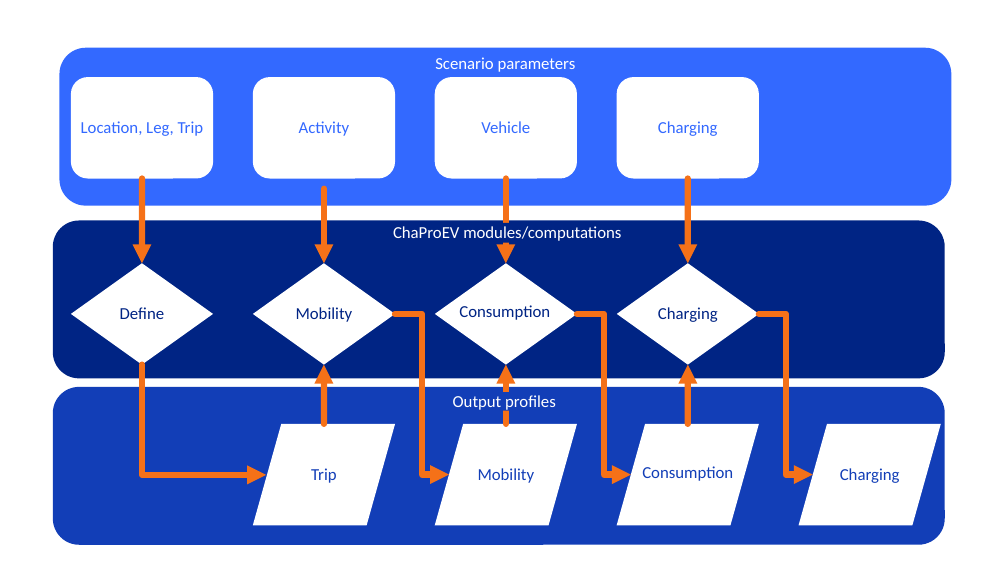
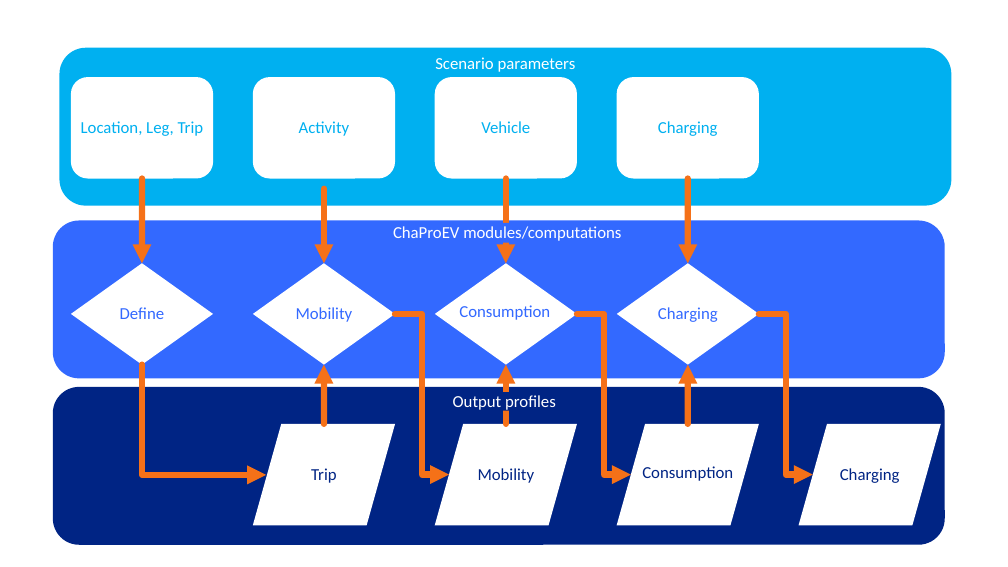
Before and after one commit to TNO/ChaProEV, a slide deck: slide 11 of ChaProEV.pptx. Drawn at 1008x567 pixels with LibreOffice and Linux fonts; fonts in the diff are those of the drawing; background and template pictures are left out. Boxes give left, top, right and bottom in pixels: in the first picture for what was removed or moved away, otherwise in the second. Text is boxed around its words. In the diff, an @@ line names an element or a change of style, - is before the commit and + after.

```diff
--- a/ChaProEV.pptx
+++ b/ChaProEV.pptx
@@ rounded rectangle "Scenario parameters" at (60,48,952,206): fill #3369FF to #00B0F0 @@
@@ text colour #3369FF to #00B0F0 in 4 elements at (71,77,213,178), (253,77,395,178), (435,77,577,178), (617,77,759,178) @@
@@ rounded rectangle at (53,221,945,379): fill #002484 to #3369FF @@
@@ rounded rectangle "ChaProEV modules/computations" at (379,223,635,243): fill #002484 to #3369FF @@
@@ text colour #002484 to #3369FF in 4 elements at (71,263,213,364), (253,263,395,364), (617,263,759,364), (459,305,550,320) @@
@@ rounded rectangle at (53,387,945,545): fill #123EB7 to #002484 @@
@@ text colour #123EB7 to #002484 in 4 elements at (253,424,395,526), (435,424,577,526), (799,424,941,526), (642,466,733,481) @@
```
Also in this commit, not shown: 2 other files.
